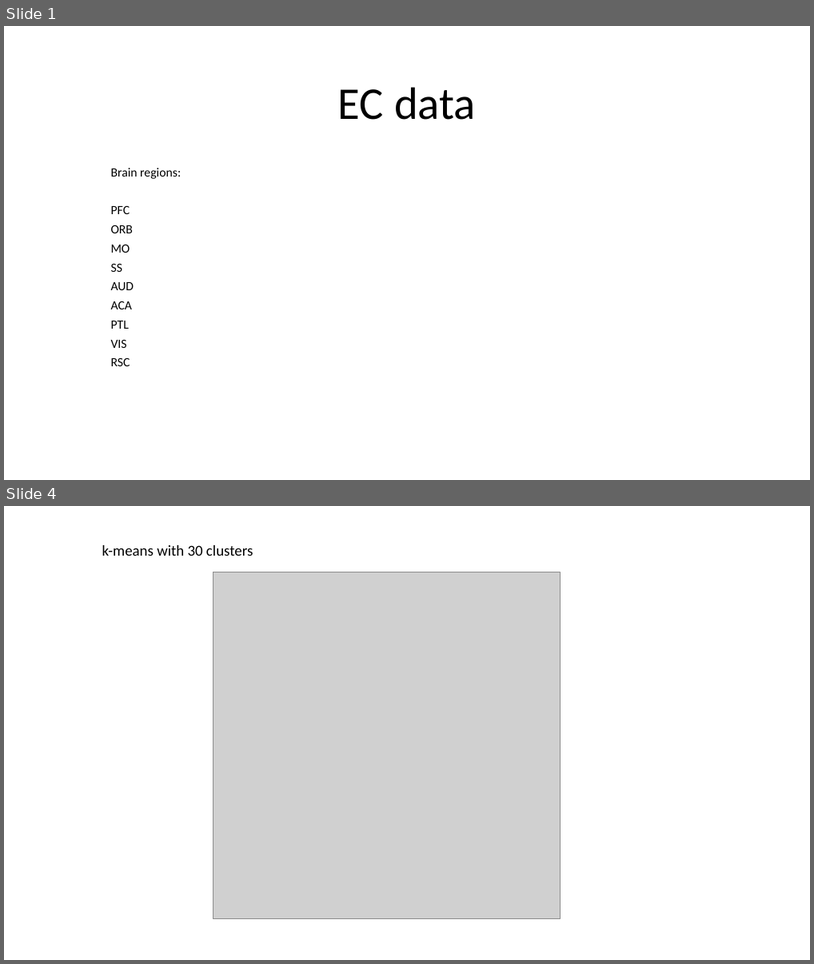
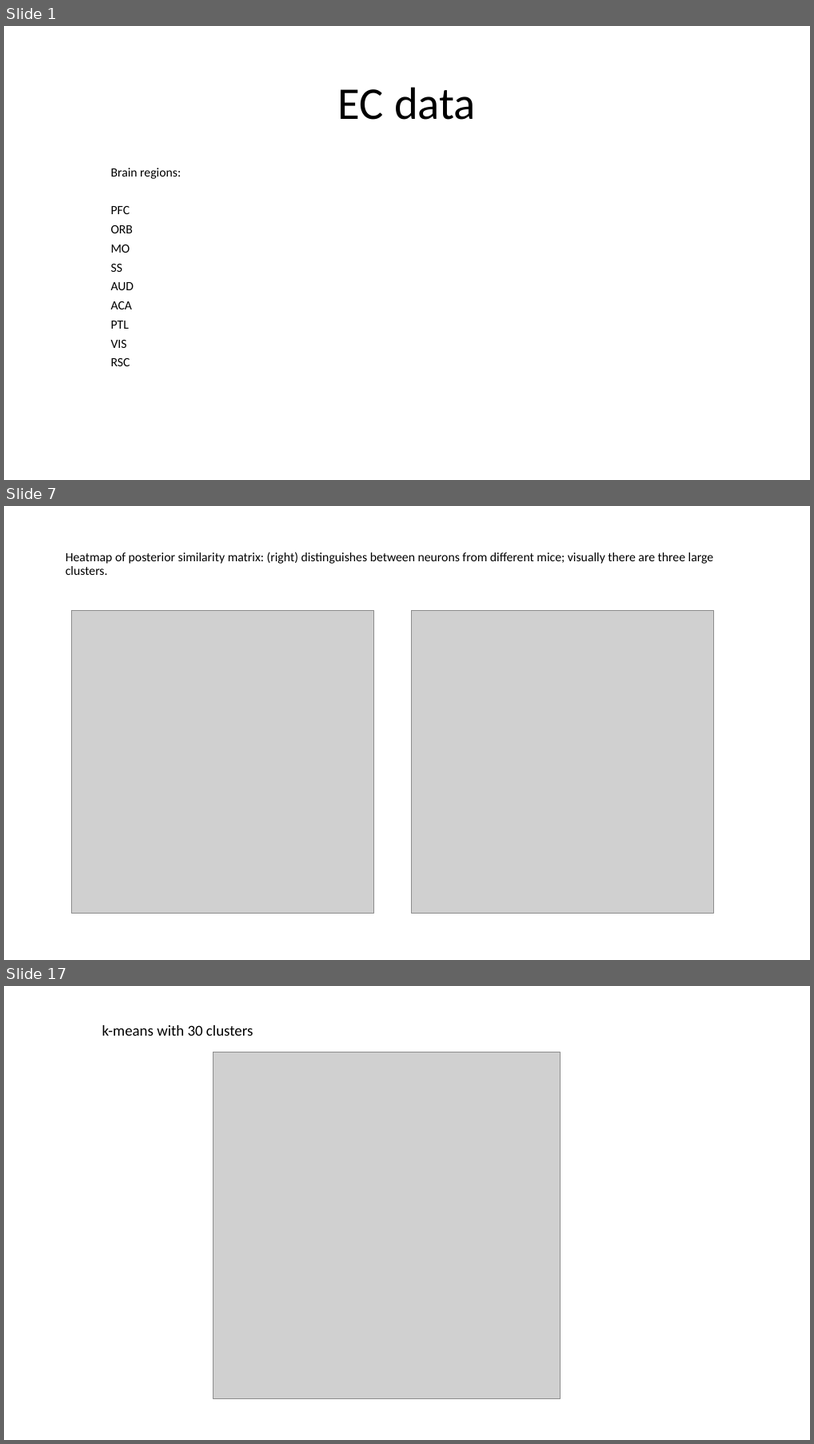
Before and after one commit to jinluliu550/MAPseq_analysis, a slide deck: jinlu/EC.pptx. Shown one above the other, each under a label of ours: slides 1 and 4 before the commit, slides 1, 7 and 17 after it; the slides between them are not shown. The pictures are 814x964 and 814x1444 pixels, drawn with LibreOffice and Linux fonts; fonts in the diff are those of the drawing; grey boxes stand for pictures. Boxes give left, top, right and bottom in pixels: in the first picture for what was removed or moved away, otherwise in the second. Text is boxed around its words. In the diff, an @@ line names an element or a change of style, - is before the commit and + after.

```diff
--- a/jinlu/EC.pptx
+++ b/jinlu/EC.pptx
@@ slide 7 added at [4, 506, 810, 960], background #FFFFFF @@
@@ title added at [66, 552, 714, 575], 15 pt, text #000000 @@
+Heatmap of posterior similarity matrix: (right) distinguishes between neurons from different mice; visually there are three large clusters.
@@ picture added at [71, 611, 374, 913] @@
@@ picture added at [412, 611, 714, 913] @@
@@ what was slide 4 is now slide 17 @@
```
Also in this commit, not shown: 18 other slides added, 3 slides removed, 25 other files.
